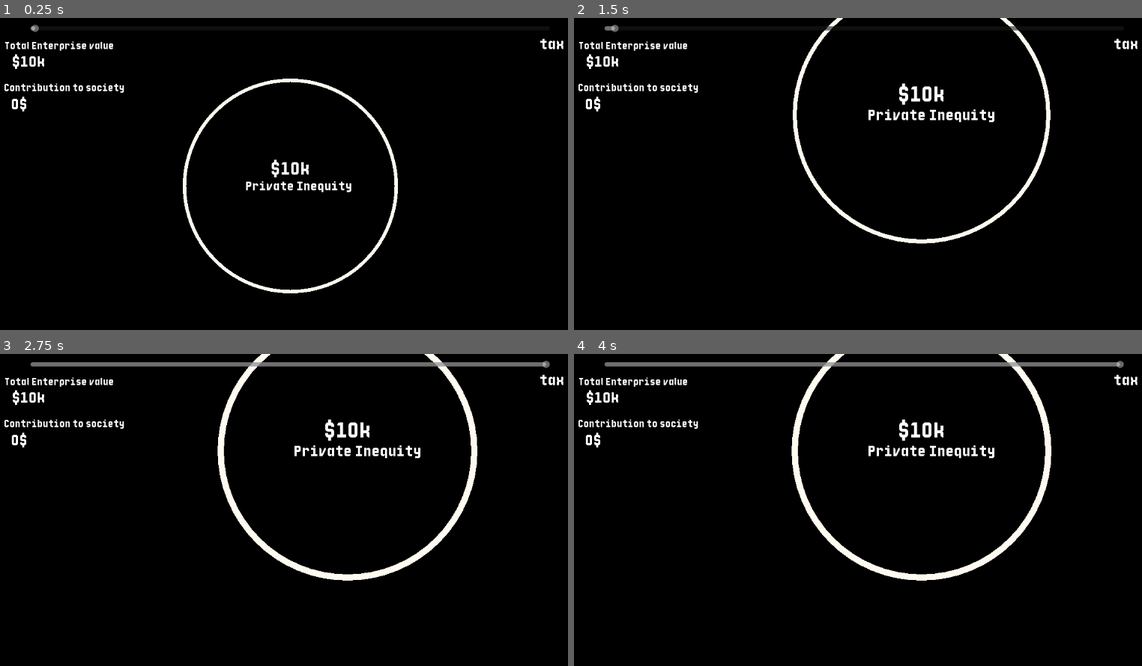
Above: before the commit, frames 1-4 (two rows, left to right).
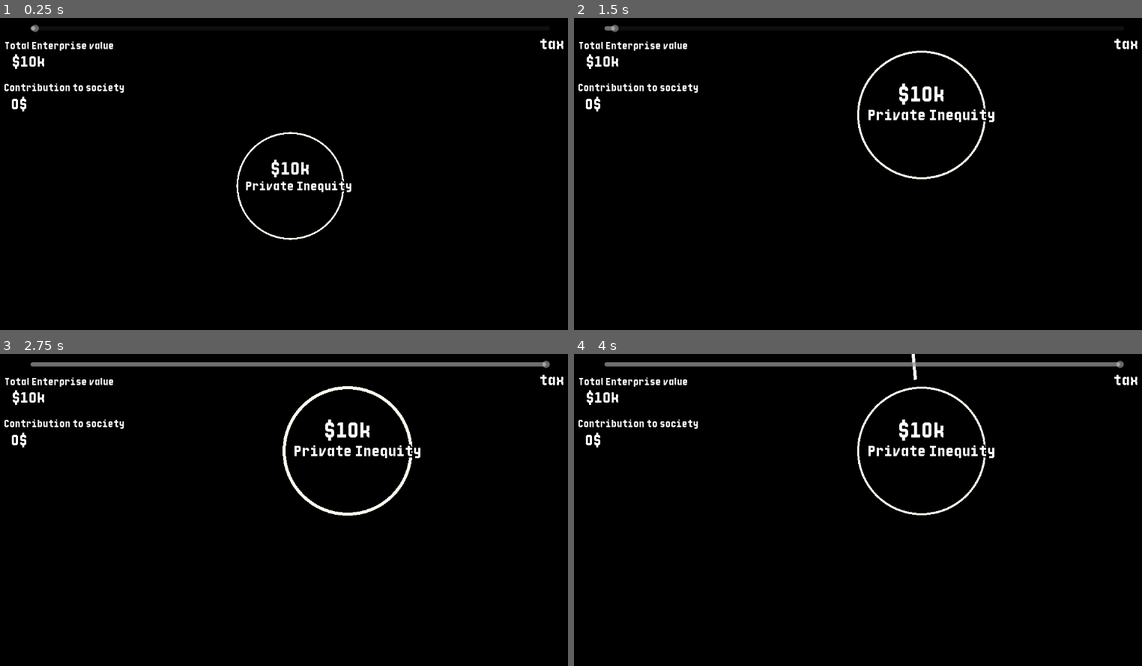
Above: after the commit, the same moments.

Repository: pirey0/LD58
Game: Godot game, scene res://main.tscn
Same seed, same stepped clock (60 frames per second), same inputs: the game is played once before the commit and once after it.
Inputs (mouse positions are in pixels of both pictures, inside the frame that each line leads up to):
- Up to frame 1 (0.25 s): no input
- Up to frame 2 (1.5 s): tap Enter at 0.5 s; drag from (863, 186) to (926, 111) at 0.52 s; tap Space at 1.25 s; drag from (744, 202) to (835, 252) at 1.27 s
- Up to frame 3 (2.75 s): tap Enter at 2 s; move the mouse to (352, 447) at 2.02 s; tap 1 at 2.1 s; click (352, 447) at 2.17 s; tap 2 at 2.3 s
- Up to frame 4 (4 s): click "Open New Company" at 2.75 s; click "Open New Company" at 3.5 s

The runs differ from the first frame. In frame 1, 1.9% of the frame differs, in the area x 32-71%, y 19-89%; in frame 2, 2.2%; in frame 3, 3.1%, in the area x 38-85%, y 0-73%; in frame 4, 3.0%.

Commit message:
generating companies from irl data

Diff:
--- a/content/action_menu_item.tscn
+++ b/content/action_menu_item.tscn
@@ -1,10 +1,15 @@
-[gd_scene load_steps=6 format=3 uid="uid://bw74ln7nu0au8"]
+[gd_scene load_steps=7 format=3 uid="uid://bw74ln7nu0au8"]
 
 [ext_resource type="Texture2D" uid="uid://bjkgxuqnvrao7" path="res://art/circle.png" id="1_ff5op"]
 [ext_resource type="Script" uid="uid://begovigec88su" path="res://content/action_menu_item.gd" id="1_vlbbk"]
 [ext_resource type="Texture2D" uid="uid://84p7gs40vm7h" path="res://art/circle_full.png" id="2_5eyk8"]
 [ext_resource type="Texture2D" uid="uid://dwrbwfh2bqf5e" path="res://art/company_icon.png" id="2_6vc0b"]
 [ext_resource type="Texture2D" uid="uid://ckf24n7yjp4t0" path="res://art/plus.png" id="3_l5bdr"]
+
+[sub_resource type="LabelSettings" id="LabelSettings_5eyk8"]
+font_size = 40
+outline_size = 15
+outline_color = Color(0, 0, 0, 1)
 
 [node name="ActionMenuItem" type="Control"]
 z_index = 10
@@ -69,11 +74,13 @@
 texture = ExtResource("3_l5bdr")
 
 [node name="Tooltip" type="Label" parent="."]
+z_index = 1
 layout_mode = 0
-offset_left = -198.0
-offset_top = -63.0
-offset_right = 202.0
-offset_bottom = -35.0
+offset_left = -500.0
+offset_top = -90.0
+offset_right = 500.0
+offset_bottom = -43.0
 text = "Tooltip"
+label_settings = SubResource("LabelSettings_5eyk8")
 horizontal_alignment = 1
 vertical_alignment = 1
--- a/content/company.gd
+++ b/content/company.gd
@@ -70,8 +70,9 @@
 func get_actions() -> Array[ContextAction]:
 	return [
 		ContextAction.new(create_subsidiary, preload("res://art/company_icon.png"), preload("res://art/plus.png"), Color.LIME_GREEN, "+ Subsidiary"),
-		ContextAction.new(create_buy_line1, preload("res://art/goods_icon.png"), preload("res://art/down.png"), Color.GREEN, "Buy Good for $%s"%Balancing.GOOD_VALUE_LOW, Color.LIME_GREEN),
-		ContextAction.new(create_buy_line2, preload("res://art/goods_icon.png"), preload("res://art/up.png"), Color.RED, "Buy Good for $%s"%Balancing.GOOD_VALUE_HIGH, Color.LIME_GREEN),
+		ContextAction.new(create_buy_line1, preload("res://art/goods_icon.png"), preload("res://art/down.png"), Color.RED, "Sell Goods for $%s"%Balancing.GOOD_VALUE_LOW, Color.LIME_GREEN),
+		ContextAction.new(create_buy_line2, preload("res://art/goods_icon.png"), null, Color.RED, "Sell Goods for $%s"%Balancing.GOOD_VALUE_MID, Color.LIME_GREEN),
+		ContextAction.new(create_buy_line3, preload("res://art/goods_icon.png"), preload("res://art/up.png"), Color.GREEN, "Sell Goods for $%s"%Balancing.GOOD_VALUE_HIGH, Color.LIME_GREEN),
 	]
 
 func create_buy_line1():
@@ -84,11 +85,16 @@
 
 func create_buy_line2():
 	var connection :ConnectionGoodsTransfer = G.world.spawn_goods_connection(self, G.world.get_mouse_angle_to(position), null, 0.0)
+	connection.good_value = Balancing.GOOD_VALUE_MID
+	connection.no_producer_target = false
+	G.input.set_selected(connection)
+
+func create_buy_line3():
+	var connection :ConnectionGoodsTransfer = G.world.spawn_goods_connection(self, G.world.get_mouse_angle_to(position), null, 0.0)
 	connection.modifier = preload("res://art/up.png")
 	connection.modifier_color = Color.ORANGE_RED
 	connection.good_value = Balancing.GOOD_VALUE_HIGH
 	G.input.set_selected(connection)
-
 
 func create_subsidiary():
 	if money < 1000:
@@ -98,8 +104,8 @@
 	sub.player_owned = true
 	var connection = G.world.spawn_transfer_connection(self, 0.0, sub, 0.0)
 	connection.taxable = false
-	connection.max_amount = roundi(money * 0.25)
-	connection.packet_size = roundi(money * 0.025)
+	connection.max_amount = roundi(money * 0.50)
+	connection.packet_size = roundi(money * 0.1)
 	connection.on_vanish.connect(on_initial_transaction_finished_for_sub.bind(sub))
 
 	connection = G.world.spawn_connection(self, 0.0, sub, 0.0,preload("res://content/connection_ownership.gd"))
@@ -172,7 +178,7 @@
 
 func update_state():
 	$Money.text = Util.format_money(money)
-	size_mult = max(1.0, (log(money)/log(10) - 2.0))
+	size_mult = max(1.0, (log(money)/log(150) - 1.0))
 	apply_size()
 
 	if last_money == 0 or last_money == money:
@@ -206,8 +212,8 @@
 	out.evaluation = last_revenue
 	out.debt = debt
 
-	out.proposed_sum = (out.evaluation - debt) * randf_range(0.3, 1.1)
-	out.interest = randf_range(0.05, 0.25)
+	out.proposed_sum = (out.evaluation - debt) * randf_range(0.6, 4.0)
+	out.interest = randf_range(0.10, 0.40)
 	out.debt_service = out.proposed_sum * (1.0+out.interest) / out.period
 
 	if out.evaluation <= 1000.0:
--- a/content/connection.gd
+++ b/content/connection.gd
@@ -208,7 +208,7 @@
 		var a = points[i]
 		var b = points[i + 1]
 		var dist = distance_to_segment(pos, a, b)
-		if dist < 10:
+		if dist < 20:
 			return a
 	return Vector2.INF
 
--- a/content/connection_goods.gd
+++ b/content/connection_goods.gd
@@ -48,7 +48,6 @@
 		return
 
 	if source.goods < 1 or destination.money < good_value:
-		close()
 		return
 
 	time_to_next = 1.0
@@ -60,7 +59,7 @@
 		inst.set_modifier(modifier, modifier_color)
 	transfered_amount += 1
 
-	if max_amount > 0.0 and transfered_amount > max_amount:
+	if max_amount > 0.0 and transfered_amount >= max_amount:
 		close()
 
 
--- a/content/connection_item_good.tscn
+++ b/content/connection_item_good.tscn
@@ -4,7 +4,7 @@
 [ext_resource type="Texture2D" uid="uid://dlo3haar5q133" path="res://art/goods_icon.png" id="2_lkmxx"]
 
 [node name="ConnectionItem" instance=ExtResource("1_ddqkl")]
-speed = 0.1
+speed = 0.2
 
 [node name="Icon" parent="." index="2"]
 modulate = Color(0, 0.77602226, 0.77602214, 1)
--- a/content/connection_item_money.tscn
+++ b/content/connection_item_money.tscn
@@ -5,6 +5,7 @@
 
 [node name="ConnectionItem" instance=ExtResource("1_5nbwm")]
 script = ExtResource("2_i0812")
+speed = 0.333
 
 [node name="Icon" parent="." index="2"]
 modulate = Color(1, 1, 0, 1)
--- a/content/connection_transfer.gd
+++ b/content/connection_transfer.gd
@@ -34,7 +34,6 @@
 		return
 
 	if source.money < packet_size:
-		close()
 		return
 
 	time_to_next = 1.0
@@ -46,7 +45,7 @@
 
 	transfered_amount += packet_size
 
-	if max_amount > 0.0 and transfered_amount > max_amount:
+	if max_amount > 0.0 and transfered_amount >= max_amount:
 		close()
 
 func on_target_reached():
--- a/content/producer_company.gd
+++ b/content/producer_company.gd
@@ -13,7 +13,7 @@
 
 func get_actions() -> Array[ContextAction]:
 	return [
-		ContextAction.new(create_buy_line, preload("res://art/goods_icon.png"), null, Color.ORANGE_RED, "Buy Good for $%s" % Balancing.GOOD_VALUE_MID, Color.ORANGE),
+		ContextAction.new(create_buy_line, preload("res://art/goods_icon.png"), null, Color.ORANGE_RED, "Buy Goods from producer for $%s" % Balancing.GOOD_VALUE_MID, Color.ORANGE),
 	]
 
 func create_buy_line():
--- a/global.gd
+++ b/global.gd
@@ -18,6 +18,9 @@
 
 	var mouse_pos = G.world.get_mouse_pos_world()
 	for x in get_tree().get_nodes_in_group("connection"):
+		if not x.is_closable_by_user:
+			continue
+
 		var close = x.get_point_on_curve_if_close(mouse_pos)
 		if close != Vector2.INF:
 			return x
--- a/main.gd
+++ b/main.gd
@@ -28,3 +28,40 @@
 	government.size_mult = 4.0
 	government.circle_color = Color.NAVY_BLUE
 	government.apply_size()
+
+
+	var companies := load_companies_from_file()
+
+	prints("Spawning", companies.size(), "real companies.")
+	var rnd := RandomNumberGenerator.new()
+	rnd.seed = 0
+
+	companies.sort_custom(func(a,b): return a[1] > b[1])
+
+
+	for data in companies:
+		var angle =  rnd.randf_range(0.0, 2*PI)
+		var value = data[1]
+		var dist = log(value)/log(1.003)
+		var spawn_point = dist * Vector2(sin(angle), cos(angle))
+		var comp :Company = G.world.spawn_company_at(spawn_point, data[0])
+		comp.change_money(data[1], false)
+		comp.on_initial_transaction_finished_for_sub(comp)
+
+func load_companies_from_file() -> Array:
+	var file = FileAccess.open("res://companies.txt", FileAccess.READ)
+
+	var next_line := file.get_csv_line()
+	next_line = file.get_csv_line()
+	#skip header
+
+	var out := []
+	while not next_line.size()<4:
+		var line := next_line
+		var value = int(line[3])
+		if value > 5000.0:
+			out.append([line[1], value])
+		var linenr := int(line[0])
+		for x in (1 if (linenr < 20 or linenr >= 3518) else 25):
+			next_line = file.get_csv_line()
+	return out
--- a/meta.gd
+++ b/meta.gd
@@ -26,7 +26,7 @@
 
 	for x in get_tree().get_nodes_in_group("object"):
 		if x is Company and x.player_owned:
-			total += x.money + x.goods * 300.0 - x.debt - max(0.0, x.tax)
+			total += x.money + x.goods * Balancing.GOOD_VALUE_MID - x.debt - max(0.0, x.tax)
 	tev.text = Util.format_money(total)
 	pass
 
@@ -76,7 +76,6 @@
 	gameover_obj.scale = Vector2.ZERO
 	gameover_obj.show()
 	gameover_reason.text = reason
-	#TODO animation
 
 	var tw := create_tween()
 	tw.tween_interval(2.0)
Not shown, added: companies.txt
Not shown, added: companies.txt.import
Not shown, added: export_presets.cfg
